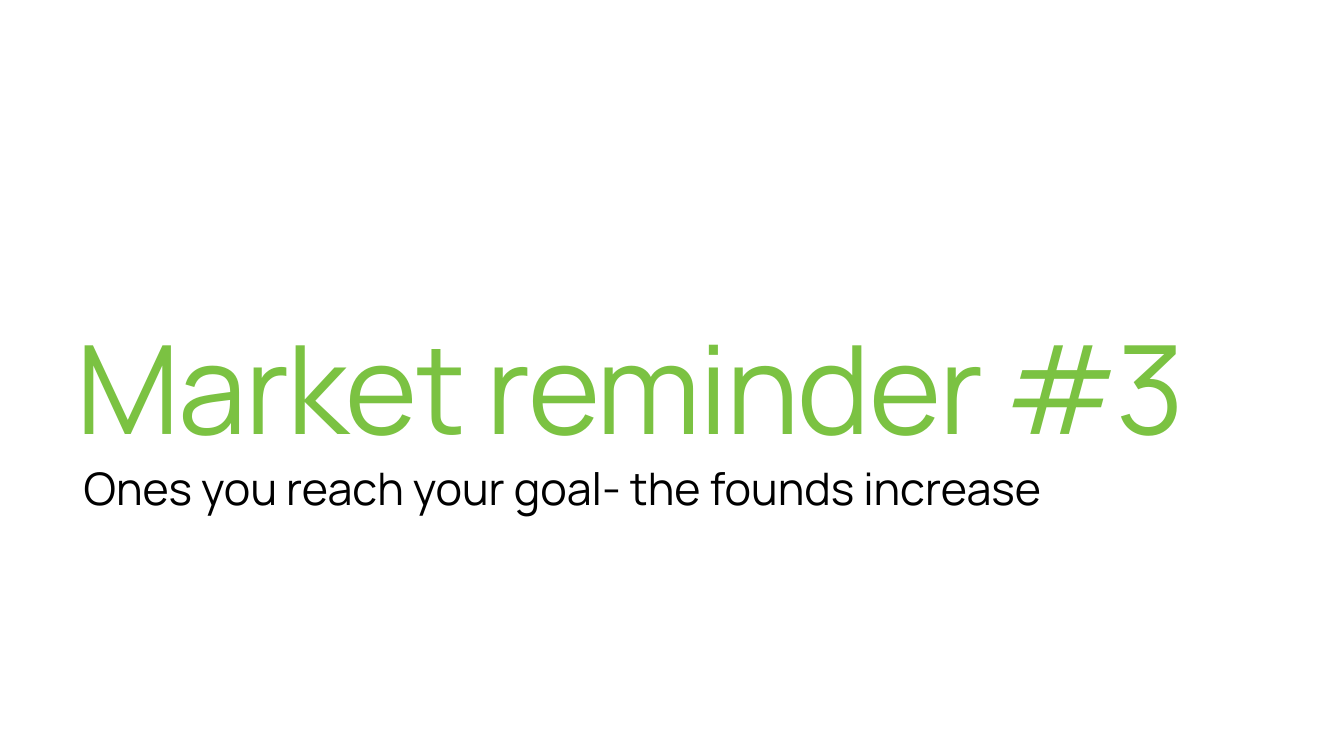
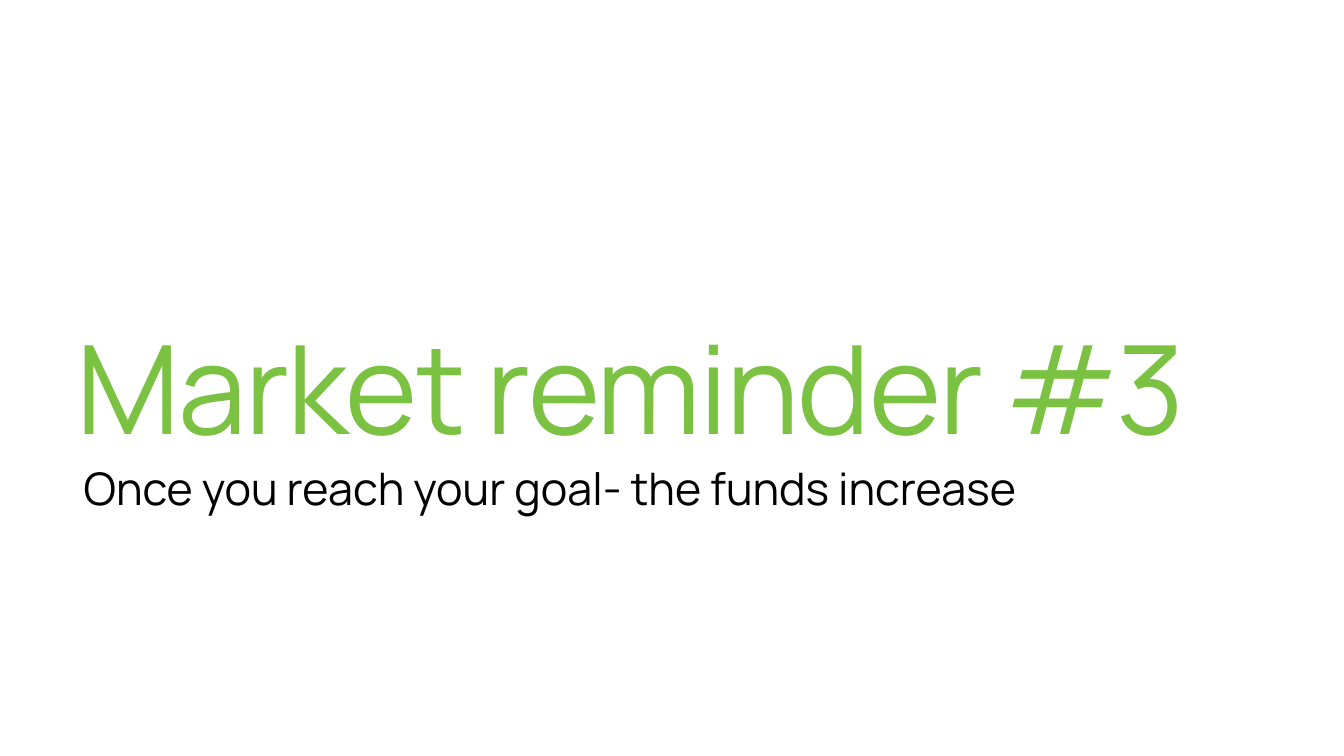
Before and after one commit to etoister/Kickstarter, a slide deck: slide 8 of updated KO.pptx. Drawn at 1344x756 pixels with LibreOffice and Linux fonts; fonts in the diff are those of the drawing. Boxes give left, top, right and bottom in pixels: in the first picture for what was removed or moved away, otherwise in the second. Text is boxed around its words. In the diff, an @@ line names an element or a change of style, - is before the commit and + after.

```diff
--- a/updated KO.pptx
+++ b/updated KO.pptx
@@ text at [84, 472, 1016, 516]: text changed @@
-Ones you reach your goal- the founds increase
+Once you reach your goal- the funds increase
```
Also in this commit, not shown: 5 other slides changed, 1 slide added, 2 other files.
